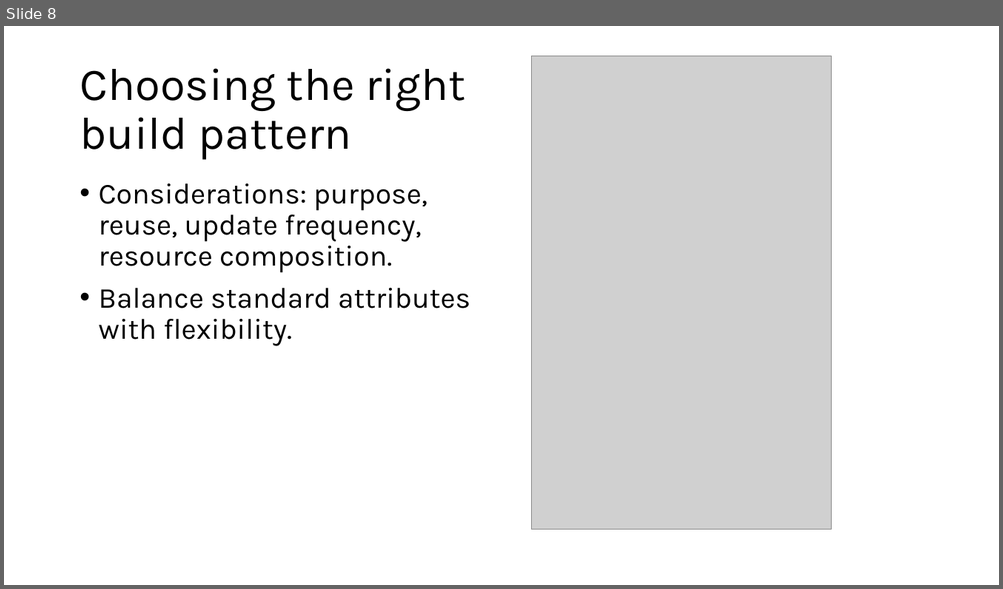
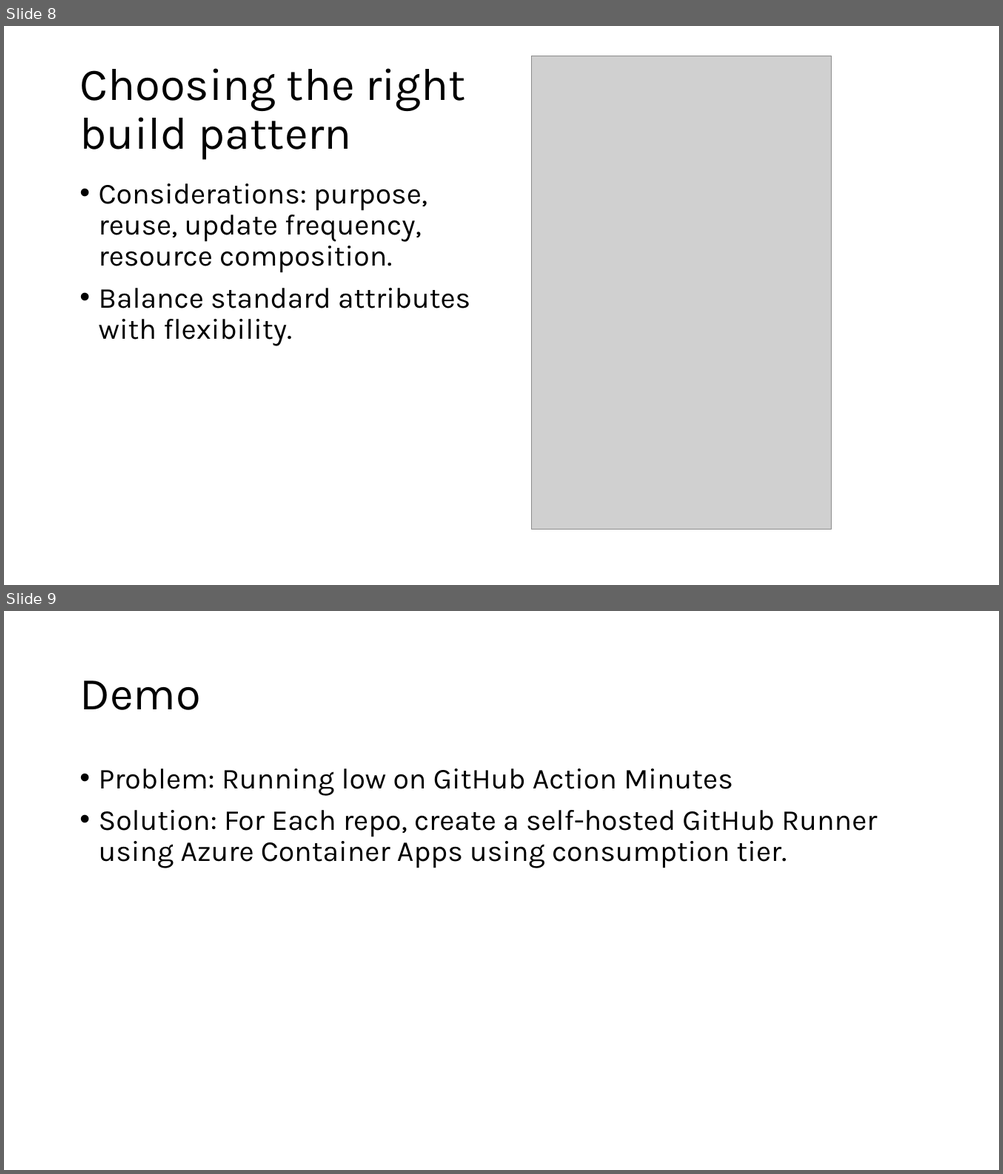
Before and after one commit to 2good4hisowngood/Terraform-tech-talk, a slide deck: Terraform Tech Talk.pptx. Shown one above the other, each under a label of ours: slide 8 before the commit, slides 8 and 9 after it. The pictures are 1003x589 and 1003x1174 pixels, drawn with LibreOffice and Linux fonts; fonts in the diff are those of the drawing; grey boxes stand for pictures. Boxes give left, top, right and bottom in pixels: in the first picture for what was removed or moved away, otherwise in the second. Text is boxed around its words. In the diff, an @@ line names an element or a change of style, - is before the commit and + after.

```diff
--- a/Terraform Tech Talk.pptx
+++ b/Terraform Tech Talk.pptx
@@ slide 9 added at (4, 611, 999, 1170), background #FFFFFF @@
@@ title added at (79, 681, 200, 710), 44 pt, text #000000 @@
+Demo
@@ text added at (99, 769, 876, 869), 28 pt, text #000000 @@
+• Problem: Running low on GitHub Action Minutes
+• Solution: For Each repo, create a self-hosted GitHub Runner using Azure Container Apps using consumption tier.
```
Also in this commit, not shown: 4 slides changed.
